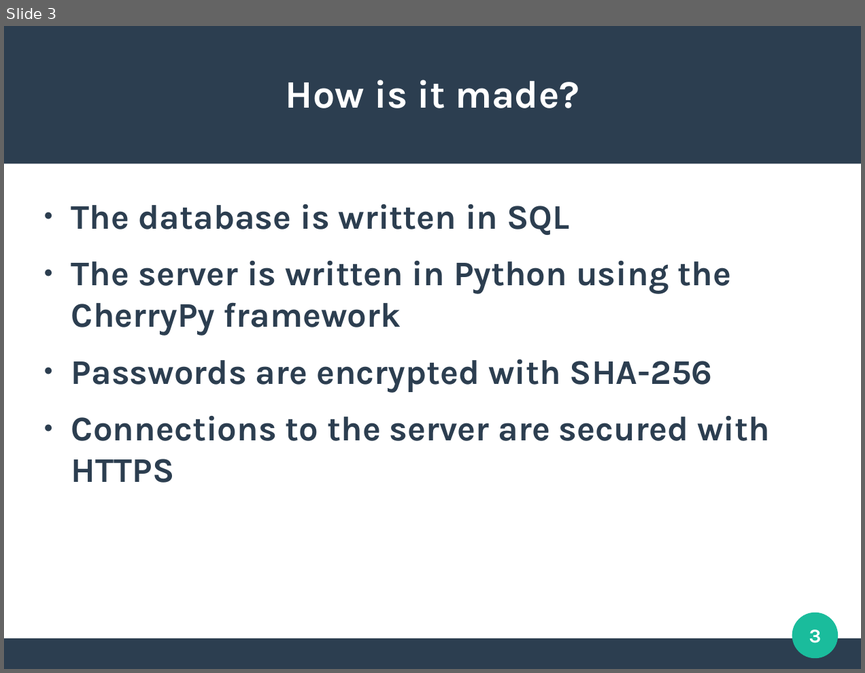
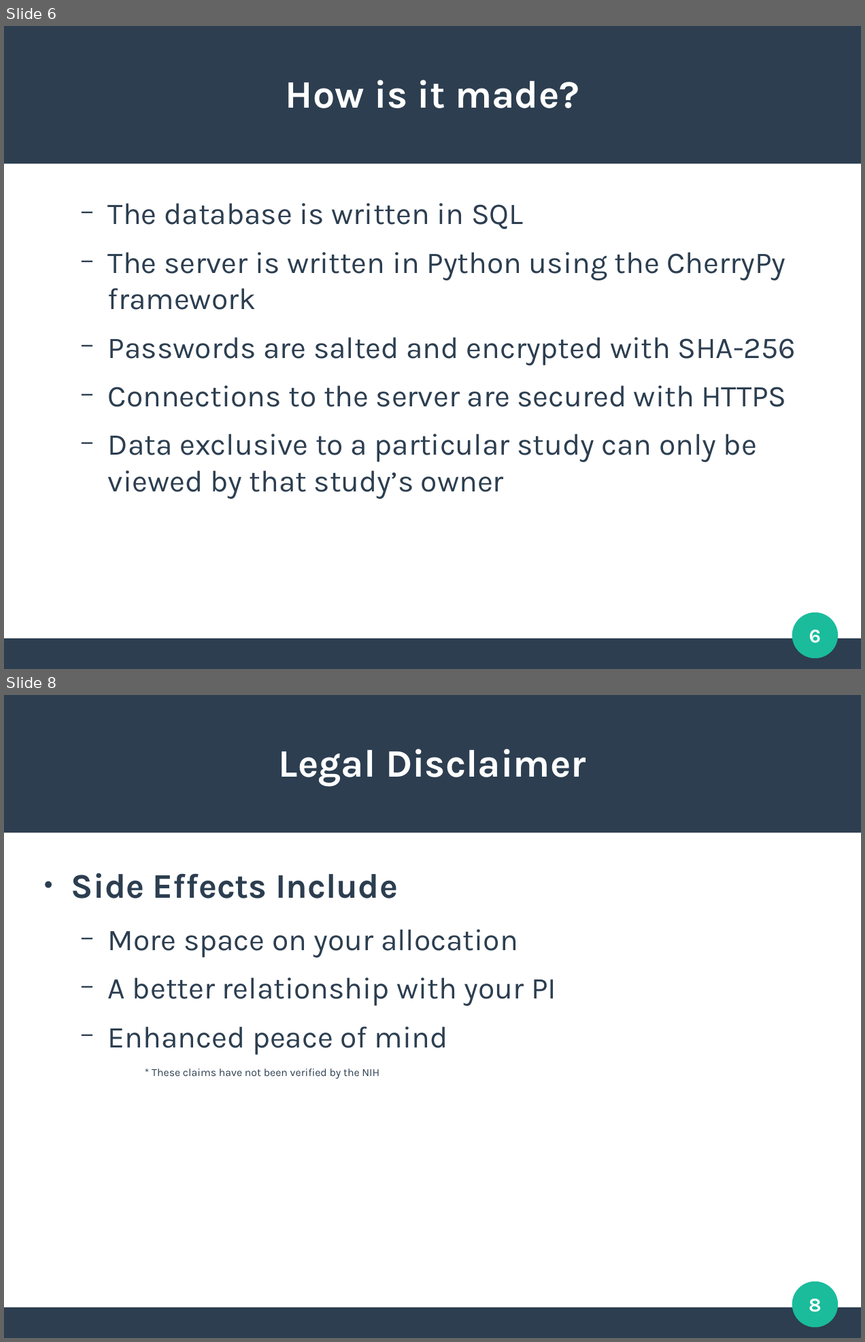
Before and after one commit to clemente-lab/mmeds-meta, a slide deck: sql/mmeds.odp. Shown one above the other, each under a label of ours: slide 3 before the commit, slides 6 and 8 after it; the slides between them are not shown. The pictures are 865x673 and 865x1342 pixels, drawn with LibreOffice and Linux fonts; fonts in the diff are those of the drawing. Boxes give left, top, right and bottom in pixels: in the first picture for what was removed or moved away, otherwise in the second. Text is boxed around its words. In the diff, an @@ line names an element or a change of style, - is before the commit and + after.

```diff
--- a/sql/mmeds.odp
+++ b/sql/mmeds.odp
@@ slide 8 added at (4,695,861,1338), background #FFFFFF; not listed: 3 template elements that a slide beside it also shows @@
@@ title added at (279,749,586,786), 36 pt, text #FFFFFF, bold @@
+Legal Disclaimer
@@ text added at (71,873,556,1079), 28 pt, text #2C3E50 @@
+● Side Effects Include
+  − More space on your allocation
+  − A better relationship with your PI
+  − Enhanced peace of mind
+    * These claims have not been verified by the NIH
@@ page number added at (808,1298,821,1312), 18 pt, text #FFFFFF, bold @@
+8
@@ what was slide 3 is now slide 6 @@
@@ slide 6 changed as well @@
@@ text at (108,203,787,407): size 32 to 28 pt, bold off in "The database is written in SQL", "The server is written in Python using ...", "Connections to the server are secured with ..."; bullet ● to −; list level 1 to 2 in "The database is written in ..."; list level 1 to 2 in "The server is written in ..."; list level 1 to 2 in "Connections to the server are ..." @@
@@ text at (108,337,796,365): text changed; size 32 to 28 pt; bold off @@
-● Passwords are encrypted with SHA-256
+  − Passwords are salted and encrypted with SHA-256
@@ text at (108,433,757,499): paragraph added @@
+  − Data exclusive to a particular study can only be viewed by that study’s owner
@@ page number at (809,629,821,643): text changed @@
-3
+6
```
Also in this commit, not shown: 3 other slides changed, 4 other slides added, 1 slide removed, 4 other files.
